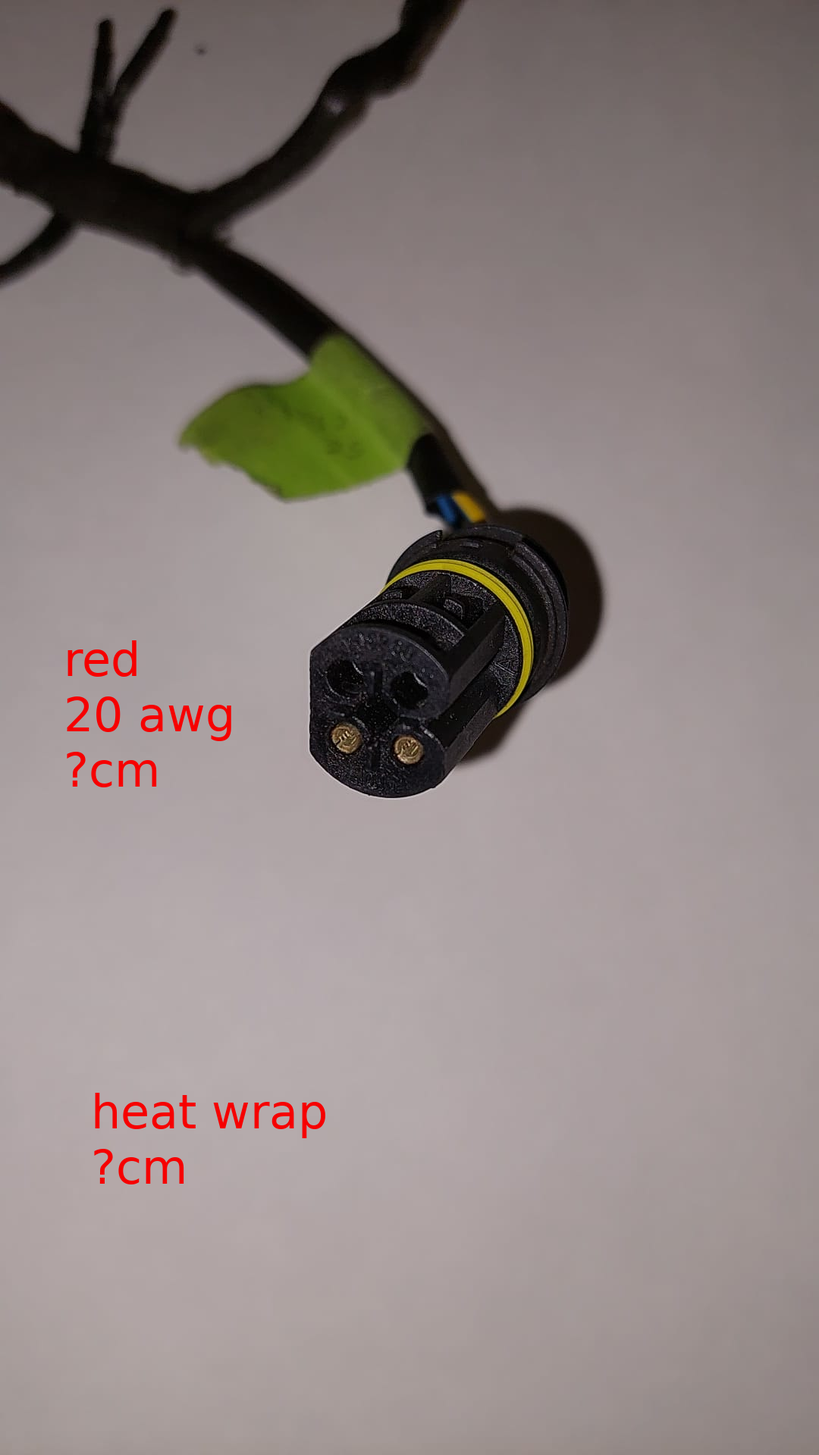
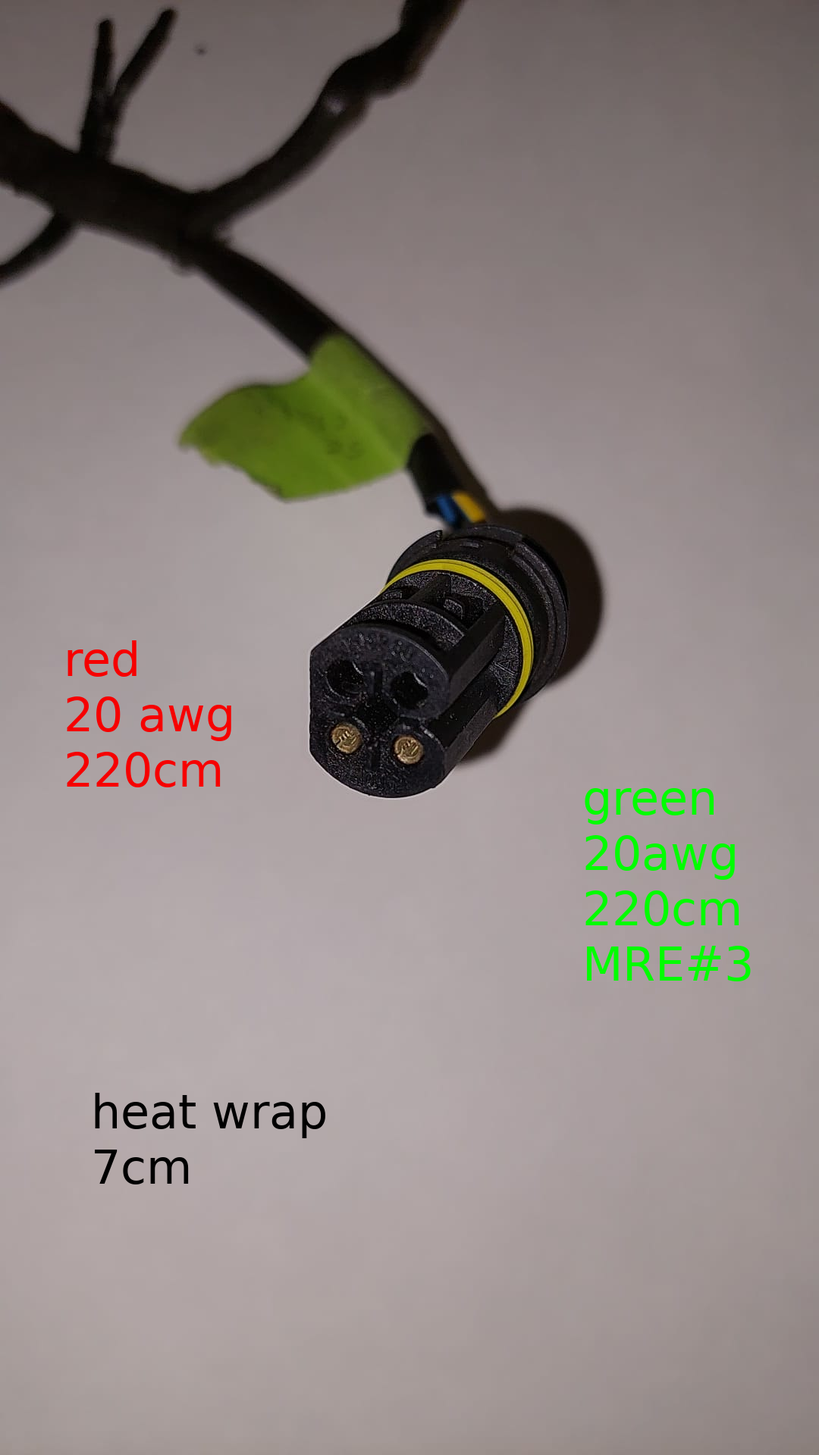
Two versions of the same layered image (819×1455). Layer-by-layer changes:
added layer "green ..." above "heat wrap ..." over [584, 788, 751, 982]
painted on "heat wrap ..." over [93, 1093, 326, 1185]
painted on "red ..." over [66, 751, 221, 788]
